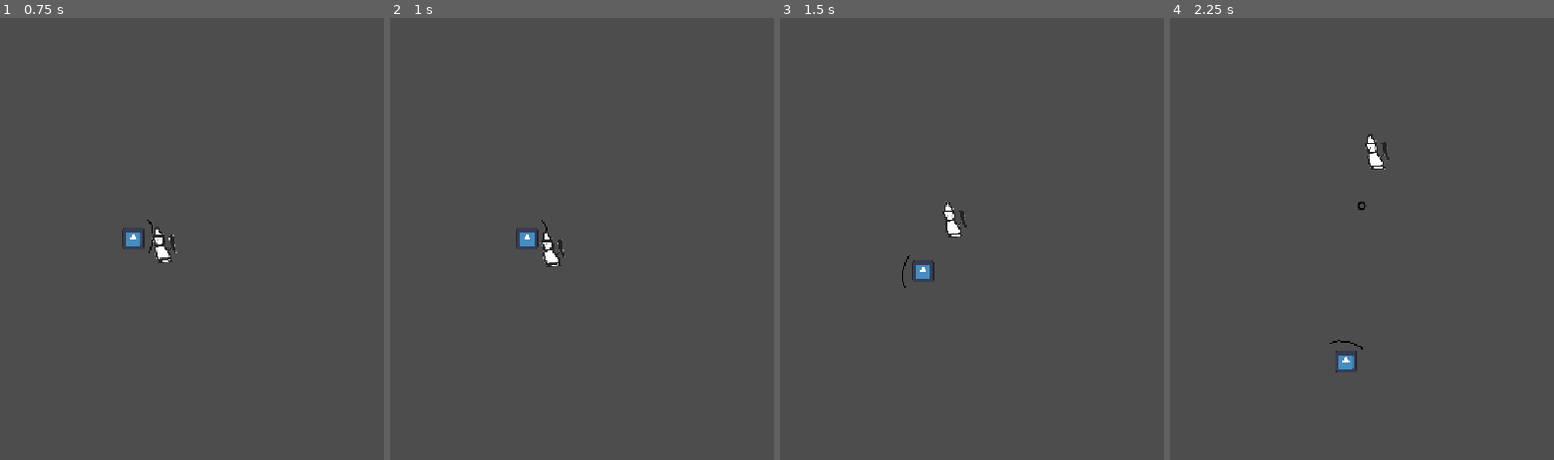
Above: before the commit, frames 1-4 (left to right).
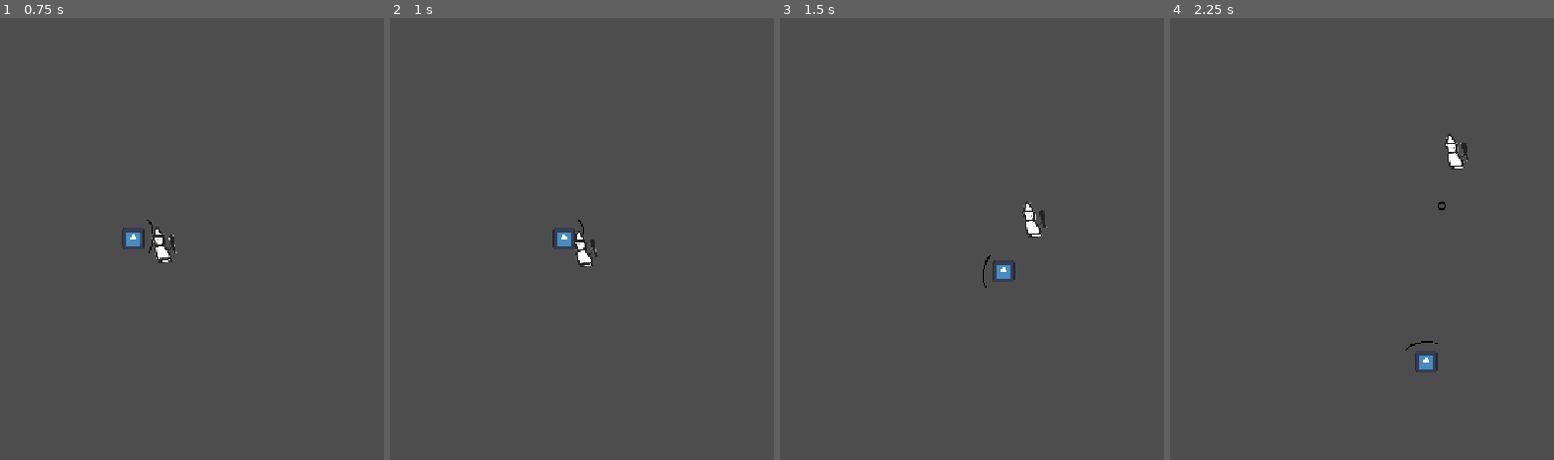
Above: after the commit, the same moments.

Repository: Tylerr-D/bonc
Game: Godot game, scene res://main.tscn
The game is run twice, just before and just after one commit, with the same random seed, the same clock (stepped at 60 frames per second) and the same inputs. The engine's default icon, where the game draws it, is replaced by a stand-in: a white triangle on a blue panel in a dark square.
Inputs (mouse positions are in pixels of both pictures, inside the frame that each line leads up to):
- Up to frame 1 (0.75 s): move the mouse to (272, 216) at 0.52 s; hold D (move_right) from 0.53 s (still down)
- Up to frame 2 (1 s): keep holding D (move_right)
- Up to frame 3 (1.5 s): move the mouse to (outside the picture) at 1.27 s; release D (move_right) at 1.28 s; hold S (move_down) from 1.28 s (still down)
- Up to frame 4 (2.25 s): move the mouse to (1350, 141) at 2.02 s; release S (move_down) at 2.03 s; hold D (move_right) from 2.03 s (still down)

Frame 1 is identical in both runs. In frame 2, 0.8% of the frame differs, in the area x 32-55%, y 45-57%; in frame 3, 0.9%; in frame 4, 1.0%, in the area x 41-78%, y 26-81%.

Commit message:
added hearts and cleaned up ball.gd

Diff:
--- a/ball.gd
+++ b/ball.gd
@@ -4,6 +4,7 @@
 var speed = 220
 var life = 5.0
 var bounce_time = 0.0
+var reflected = false
 
 func _draw():
 	draw_arc(Vector2.ZERO, 5, 0, TAU, 24, Color.BLACK, 2, true)
@@ -20,9 +21,25 @@
 			if global_position.distance_to(closest) <= 6:
 				var normal = (end - start).orthogonal().normalized()
 				direction = direction.bounce(normal)
+				reflected = true
 				global_position += direction * 7
 				bounce_time = 0.15
 				break
+	if reflected:
+		for enemy in get_tree().get_nodes_in_group("enemies"):
+			var body = enemy.get_node("CollisionShape2D")
+			if body.shape.get_rect().grow(5).has_point(body.to_local(global_position)):
+				enemy.queue_free()
+				queue_free()
+				return
 	life -= delta
 	if life <= 0:
 		queue_free()
+
+	if not reflected:
+		var player = get_parent().get_node("Player")
+		if global_position.distance_to(player.global_position) < 21:
+			if player.has_method("take_damage"):
+				player.take_damage()
+			queue_free()
+			return
--- a/enemy.gd
+++ b/enemy.gd
@@ -3,6 +3,7 @@
 # so i aint writing ALL the scripts myself.
 # these are popular things you could find if ya do a search
 var speed = 150
+var health = 3
 var direction = Vector2.ZERO
 var time = 0.0
 var shoot_time = 2.0
@@ -37,3 +38,10 @@
 		direction.y = abs(direction.y)
 	if pos.y > screen.y - 35:
 		direction.y = -abs(direction.y)
+
+func take_damage():
+	health -= 1
+	print("Health: ", health)
+
+	if health <= 0:
+		get_tree().reload_current_scene()
--- a/enemy.tscn
+++ b/enemy.tscn
@@ -6,7 +6,8 @@
 [sub_resource type="RectangleShape2D" id="RectangleShape2D_enemy"]
 size = Vector2(40, 60)
 
-[node name="Enemy" type="CharacterBody2D" unique_id=2122168939]
+[node name="Enemy" type="CharacterBody2D" unique_id=2122168939 groups=["enemies"]]
+collision_layer = 2
 script = ExtResource("1_4gyqm")
 
 [node name="Sprite2D" type="Sprite2D" parent="." unique_id=960730848]
--- a/project.godot
+++ b/project.godot
@@ -10,7 +10,7 @@
 
 [application]
 
-config/name="New Game Project"
+config/name="bonc"
 run/main_scene="res://main.tscn"
 config/features=PackedStringArray("4.7", "GL Compatibility")
 config/icon="res://icon.svg"
@@ -24,19 +24,23 @@
 
 move_up={
 "deadzone": 0.2,
-"events": [Object(InputEventKey,"physical_keycode":87)]
+"events": [Object(InputEventKey,"resource_local_to_scene":false,"resource_name":"","device":16,"window_id":0,"alt_pressed":false,"shift_pressed":false,"ctrl_pressed":false,"meta_pressed":false,"pressed":false,"keycode":0,"physical_keycode":87,"key_label":0,"unicode":0,"location":0,"echo":false,"script":null)
+]
 }
 move_down={
 "deadzone": 0.2,
-"events": [Object(InputEventKey,"physical_keycode":83)]
+"events": [Object(InputEventKey,"resource_local_to_scene":false,"resource_name":"","device":16,"window_id":0,"alt_pressed":false,"shift_pressed":false,"ctrl_pressed":false,"meta_pressed":false,"pressed":false,"keycode":0,"physical_keycode":83,"key_label":0,"unicode":0,"location":0,"echo":false,"script":null)
+]
 }
 move_left={
 "deadzone": 0.2,
-"events": [Object(InputEventKey,"physical_keycode":65)]
+"events": [Object(InputEventKey,"resource_local_to_scene":false,"resource_name":"","device":16,"window_id":0,"alt_pressed":false,"shift_pressed":false,"ctrl_pressed":false,"meta_pressed":false,"pressed":false,"keycode":0,"physical_keycode":65,"key_label":0,"unicode":0,"location":0,"echo":false,"script":null)
+]
 }
 move_right={
 "deadzone": 0.2,
-"events": [Object(InputEventKey,"physical_keycode":68)]
+"events": [Object(InputEventKey,"resource_local_to_scene":false,"resource_name":"","device":16,"window_id":0,"alt_pressed":false,"shift_pressed":false,"ctrl_pressed":false,"meta_pressed":false,"pressed":false,"keycode":0,"physical_keycode":68,"key_label":0,"unicode":0,"location":0,"echo":false,"script":null)
+]
 }
 
 [physics]
